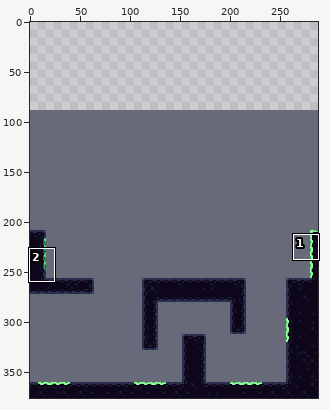
One commit to this sprite sheet: map/ldtk/testmap/simplified/Level_0/_composite.png. The first picture is a wide view before the edit; the outline marks the close-up.
Close-up. Old version:
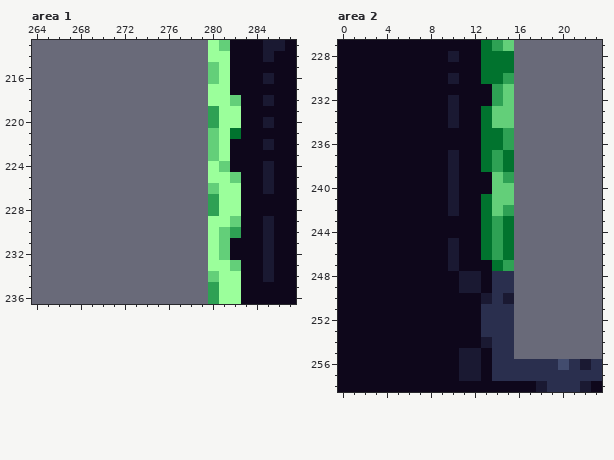
The file is 288x288 pixels. Colours within 5 levels of each other are drawn and written as one. Shown: area 1: x 264..287, y 213..236; area 2: x 0..23, y 227..258. The old version is drawn lined up with the new one, on the new canvas. The commit also changed other parts of the picture, which this record leaves out.
Once edited:
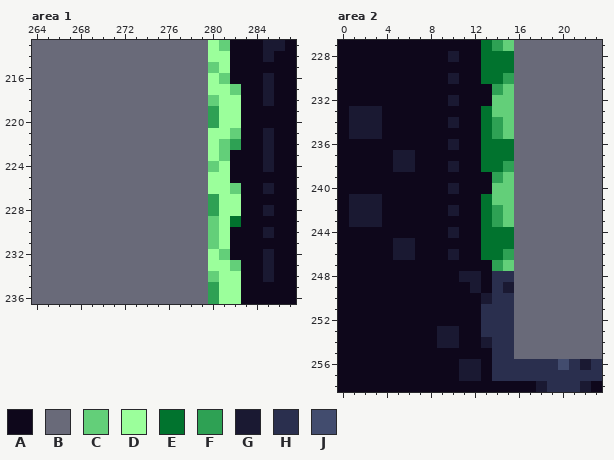
Palette (. is transparent): A #0e071b  B #696a79  C #63cf79  D #9bff9b  E #01732e  F #2ea154  G #1a1932  H #2a2f4e  J #424c6e
What changed:
canvas 288x288 -> 288x376, the old top-left corner now at 0,88
--- area 1
@@ x 278..287 @@
 215 BBCDAAAAAA
-216 BBCDAAAGAA
-217 BBDDAAAAAA
-218 BBDDCAAGAA
+216 BBDCAAAGAA
+217 BBDDCAAGAA
+218 BBCDDAAGAA
 219 BBFDDAAAAA
-220 BBFDDAAGAA
-221 BBCDEAAAAA
-222 BBCDAAAGAA
-223 BBCDAAAAAA
-224 BBDCAAAGAA
-225 BBDDCAAGAA
-226 BBCDDAAGAA
+220 BBFDDAAAAA
+221 BBDDCAAGAA
+222 BBDCFAAGAA
+223 BBDCAAAGAA
+224 BBCDAAAGAA
+225 BBDDAAAAAA
+226 BBDDCAAGAA
 227 BBFDDAAAAA
-228 BBFDDAAAAA
-229 BBDDCAAGAA
-230 BBDCFAAGAA
-231 BBDCAAAGAA
+228 BBFDDAAGAA
+229 BBCDEAAAAA
+230 BBCDAAAGAA
+231 BBCDAAAAAA
 232 BBDCAAAGAA
--- area 2
@@ x 0..23 @@
 231 AAAAAAAAAAAAAAFCBBBBBBBB
-232 AAAAAAAAAAGAAAFCBBBBBBBB
-233 AAAAAAAAAAGAAECCBBBBBBBB
-234 AAAAAAAAAAGAAECCBBBBBBBB
-235 AAAAAAAAAAAAAEEFBBBBBBBB
-236 AAAAAAAAAAAAAEEFBBBBBBBB
-237 AAAAAAAAAAGAAEFEBBBBBBBB
-238 AAAAAAAAAAGAAEFEBBBBBBBB
-239 AAAAAAAAAAGAAACFBBBBBBBB
+232 AAAAAAAAAAGAAACCBBBBBBBB
+233 AGGGAAAAAAAAAECCBBBBBBBB
+234 AGGGAAAAAAGAAEFCBBBBBBBB
+235 AGGGAAAAAAAAAEFCBBBBBBBB
+236 AAAAAAAAAAGAAEEEBBBBBBBB
+237 AAAAAGGAAAAAAEEEBBBBBBBB
+238 AAAAAGGAAAGAAEEFBBBBBBBB
+239 AAAAAAAAAAAAAAFCBBBBBBBB
 240 AAAAAAAAAAGAAACCBBBBBBBB
-241 AAAAAAAAAAGAAECCBBBBBBBB
-242 AAAAAAAAAAGAAECFBBBBBBBB
-243 AAAAAAAAAAAAAEFEBBBBBBBB
-244 AAAAAAAAAAAAAEFEBBBBBBBB
-245 AAAAAAAAAAGAAEFEBBBBBBBB
-246 AAAAAAAAAAGAAEFEBBBBBBBB
-247 AAAAAAAAAAGAAAEFBBBBBBBB
+241 AGGGAAAAAAAAAECCBBBBBBBB
+242 AGGGAAAAAAGAAEFCBBBBBBBB
+243 AGGGAAAAAAAAAEFCBBBBBBBB
+244 AAAAAAAAAAGAAEEEBBBBBBBB
+245 AAAAAGGAAAAAAEEEBBBBBBBB
+246 AAAAAGGAAAGAAEEFBBBBBBBB
+247 AAAAAAAAAAAAAAFCBBBBBBBB
 248 AAAAAAAAAAAGGAHHBBBBBBBB
-249 AAAAAAAAAAAGGAHHBBBBBBBB
-250 AAAAAAAAAAAAAGHGBBBBBBBB
+249 AAAAAAAAAAAAGAHGBBBBBBBB
+250 AAAAAAAAAAAAAGHHBBBBBBBB
 251 AAAAAAAAAAAAAHHHBBBBBBBB
 252 AAAAAAAAAAAAAHHHBBBBBBBB
-253 AAAAAAAAAAAAAHHHBBBBBBBB
-254 AAAAAAAAAAAAAGHHBBBBBBBB
-255 AAAAAAAAAAAGGAHHBBBBBBBB
+253 AAAAAAAAAGGAAHHHBBBBBBBB
+254 AAAAAAAAAGGAAGHHBBBBBBBB
+255 AAAAAAAAAAAAAAHHBBBBBBBB
 256 AAAAAAAAAAAGGAHHHHHHJHGH
